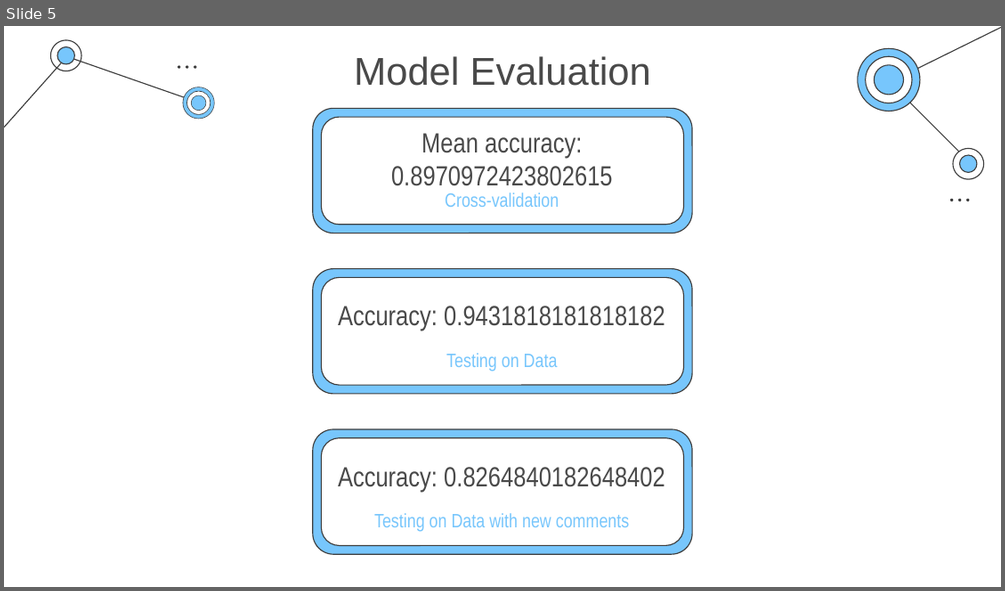
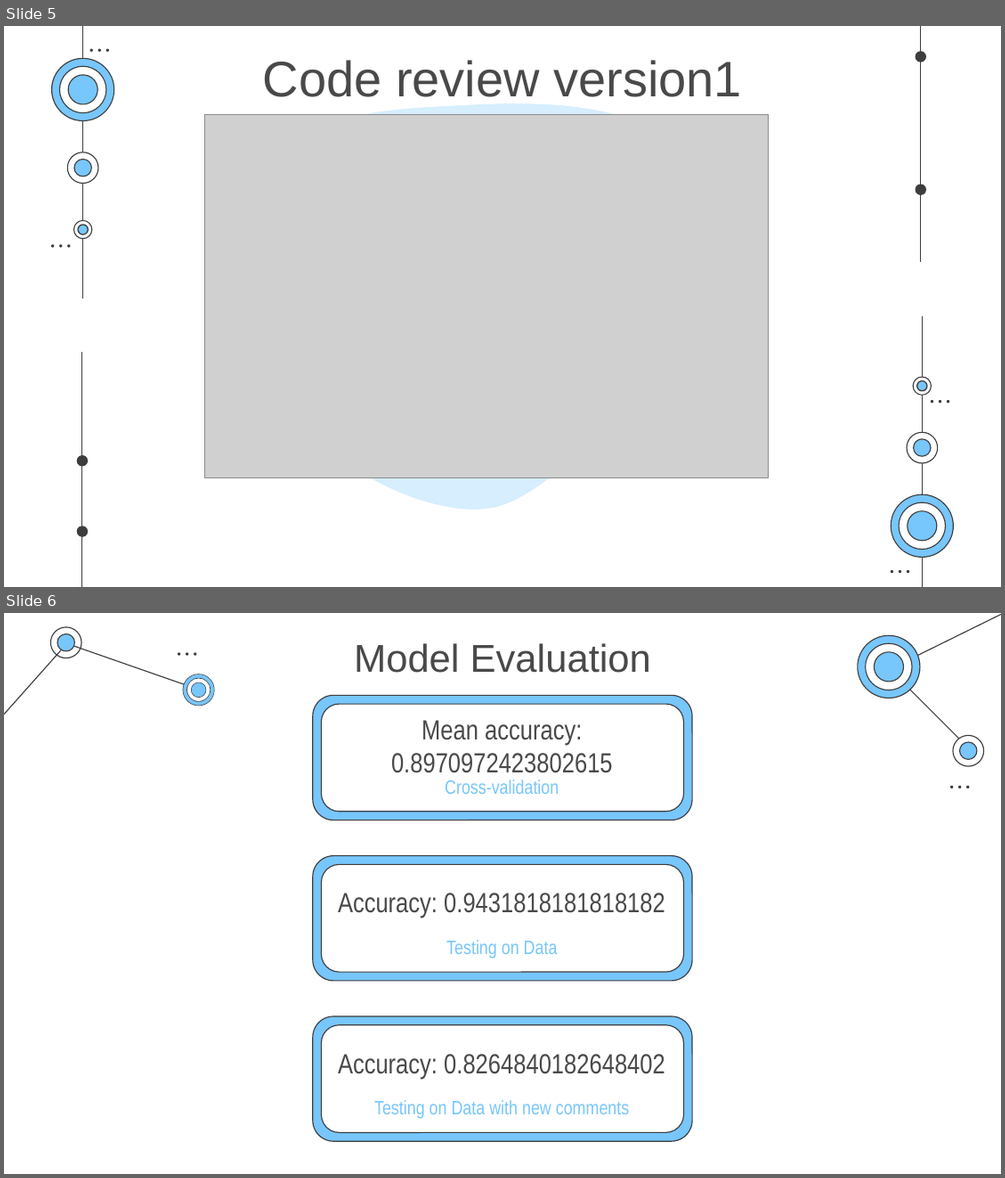
Before and after one commit to NiceVincent/COMP237_GroupProject-1, a slide deck: COMP237_GroupProject.pptx. Shown one above the other, each under a label of ours: slide 5 before the commit, slides 5 and 6 after it. The pictures are 1005x591 and 1005x1178 pixels, drawn with LibreOffice and Linux fonts; fonts in the diff are those of the drawing; grey boxes stand for pictures. Boxes give left, top, right and bottom in pixels: in the first picture for what was removed or moved away, otherwise in the second. Text is boxed around its words. In the diff, an @@ line names an element or a change of style, - is before the commit and + after.

```diff
--- a/COMP237_GroupProject.pptx
+++ b/COMP237_GroupProject.pptx
@@ slide 5 added at (4, 26, 1001, 587), background #FFFFFF @@
@@ group added at (51, 26, 954, 587): 28 freeform shapes, 16 ellipses, 4 lines @@
@@ title added at (263, 60, 742, 105), 36 pt, text #494949 @@
+Code review version1
@@ freeform shape added at (236, 103, 769, 508), fill #D6EEFE @@
@@ freeform shape added at (243, 103, 757, 508), fill #D6EEFE @@
@@ picture added at (204, 115, 768, 477) @@
@@ what was slide 5 is now slide 6 @@
```
Also in this commit, not shown: 1 slide changed, 3 other slides added, 1 slide removed.
